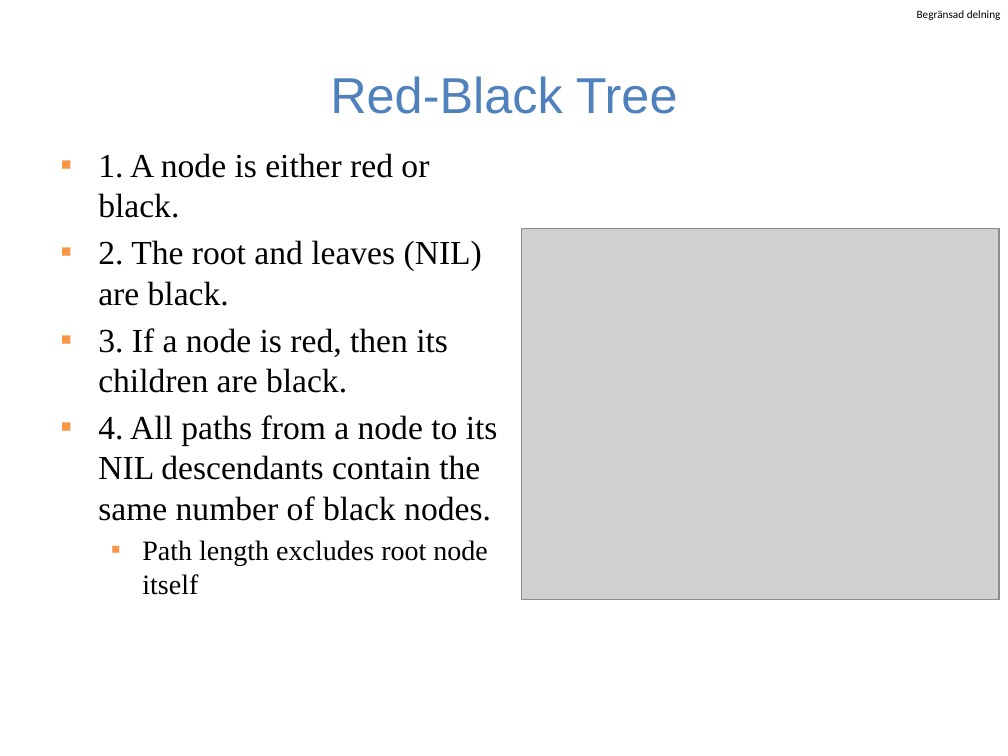
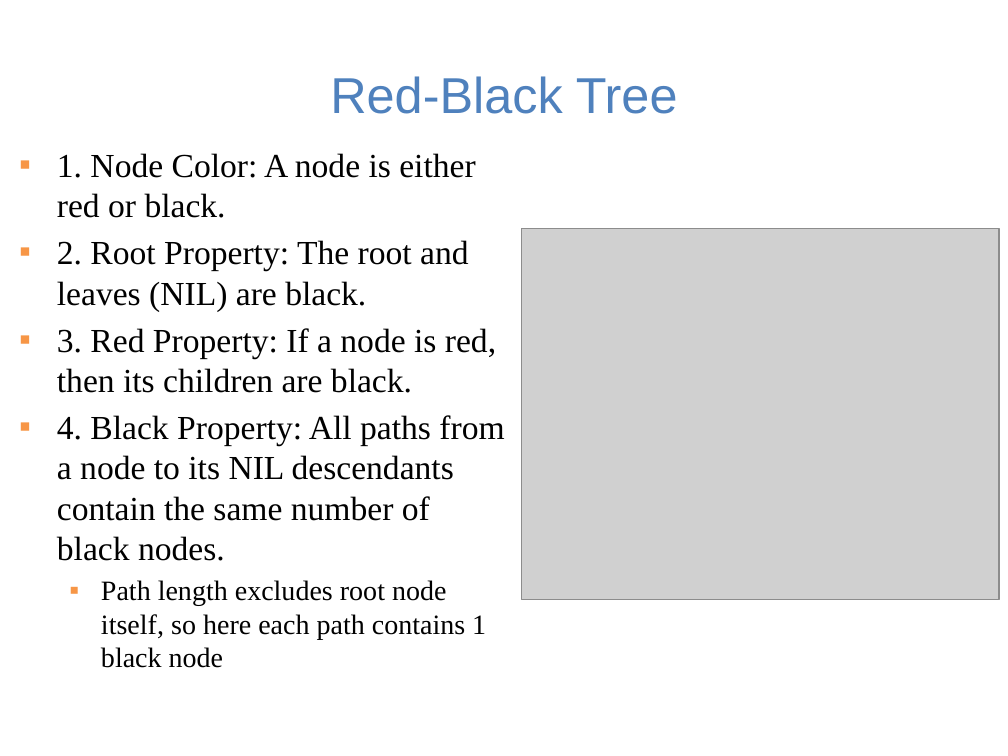
Before and after one commit to guhofstra/CSC111Fa25, a slide deck: slide 3 of PPTs/Lecture 9-red-black trees.pptx. Drawn at 1008x756 pixels with LibreOffice and Linux fonts; fonts in the diff are those of the drawing; grey boxes stand for pictures. Boxes give left, top, right and bottom in pixels: in the first picture for what was removed or moved away, otherwise in the second. Text is boxed around its words. In the diff, an @@ line names an element or a change of style, - is before the commit and + after.

```diff
--- a/PPTs/Lecture 9-red-black trees.pptx
+++ b/PPTs/Lecture 9-red-black trees.pptx
@@ text removed at <box>917,10,1001,20</box> @@
-Begränsad delning
@@ text at <box>57,153,504,668</box>: text changed @@
-▪ 1. A node is either red or black.
-▪ 2. The root and leaves (NIL) are black.
-▪ 3. If a node is red, then its children are black.
-▪ 4. All paths from a node to its NIL descendants contain the same number of black nodes.
-  ▪ Path length excludes root node itself
+▪ 1. Node Color: A node is either red or black.
+▪ 2. Root Property: The root and leaves (NIL) are black.
+▪ 3. Red Property: If a node is red, then its children are black.
+▪ 4. Black Property: All paths from a node to its NIL descendants contain the same number of black nodes.
+  ▪ Path length excludes root node itself, so here each path contains 1 black node
```
Also in this commit, not shown: 16 other slides changed, 6 slides added, 1 other file.
